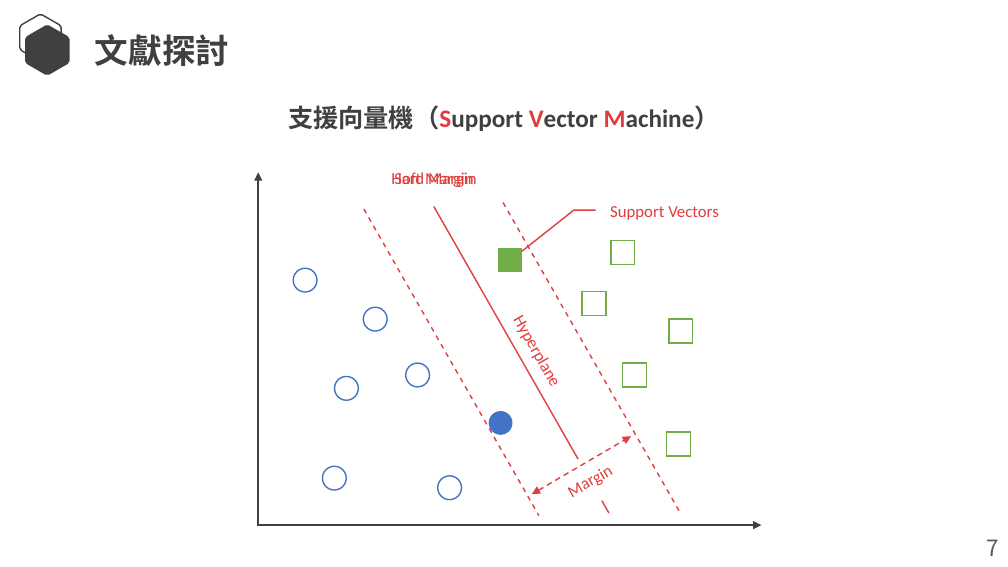
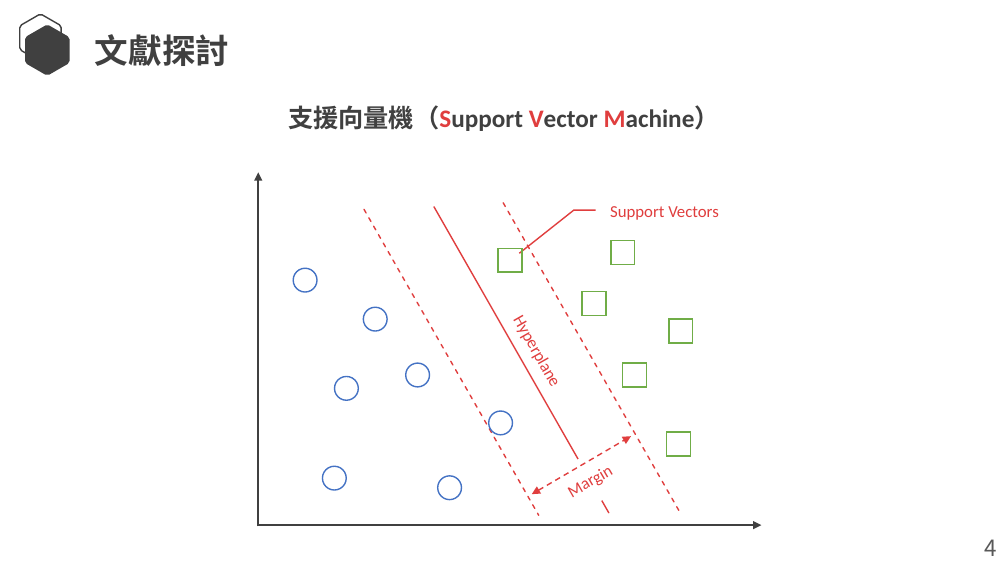
Before and after one commit to Lcwei-0708/lcwei-0708.github.io, a slide deck: slide 9 of data/paper/應用機器學習演算法改善模型優化方法的研究-以UCI慢性腎臟疾病資料集為例/應用機器學習演算法改善模型優化方法的研究-以UCI慢性腎臟疾病資料集為例.pptx. Drawn at 1008x567 pixels with LibreOffice and Linux fonts; fonts in the diff are those of the drawing. Boxes give left, top, right and bottom in pixels: in the first picture for what was removed or moved away, otherwise in the second. Text is boxed around its words. In the diff, an @@ line names an element or a change of style, - is before the commit and + after.

```diff
--- a/data/paper/應用機器學習演算法改善模型優化方法的研究-以UCI慢性腎臟疾病資料集為例/應用機器學習演算法改善模型優化方法的研究-以UCI慢性腎臟疾病資料集為例.pptx
+++ b/data/paper/應用機器學習演算法改善模型優化方法的研究-以UCI慢性腎臟疾病資料集為例/應用機器學習演算法改善模型優化方法的研究-以UCI慢性腎臟疾病資料集為例.pptx
@@ text removed at bbox=[391, 172, 474, 187] @@
-Hard Margin
@@ text removed at bbox=[394, 172, 477, 187] @@
-Soft Margin
@@ rectangle at bbox=[498, 248, 522, 272]: fill #70AD47 to none; outline none to #70AD47 1 pt @@
@@ ellipse at bbox=[489, 411, 513, 435]: fill #4472C4 to none; outline none to #4472C4 1 pt @@
@@ text at bbox=[984, 539, 996, 556]: text changed @@
-7
+4
```
Also in this commit, not shown: 16 other slides changed, 1 other file.
